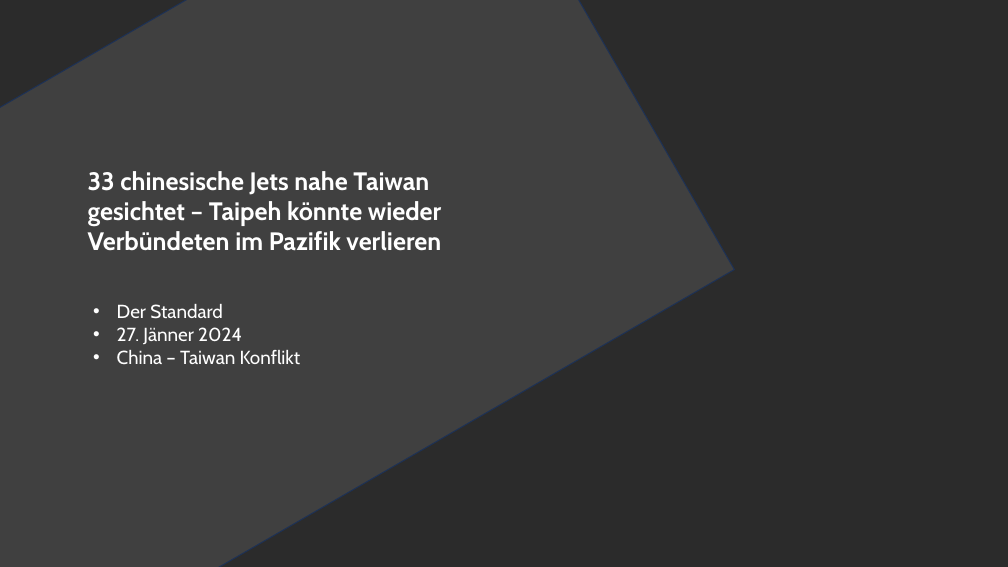
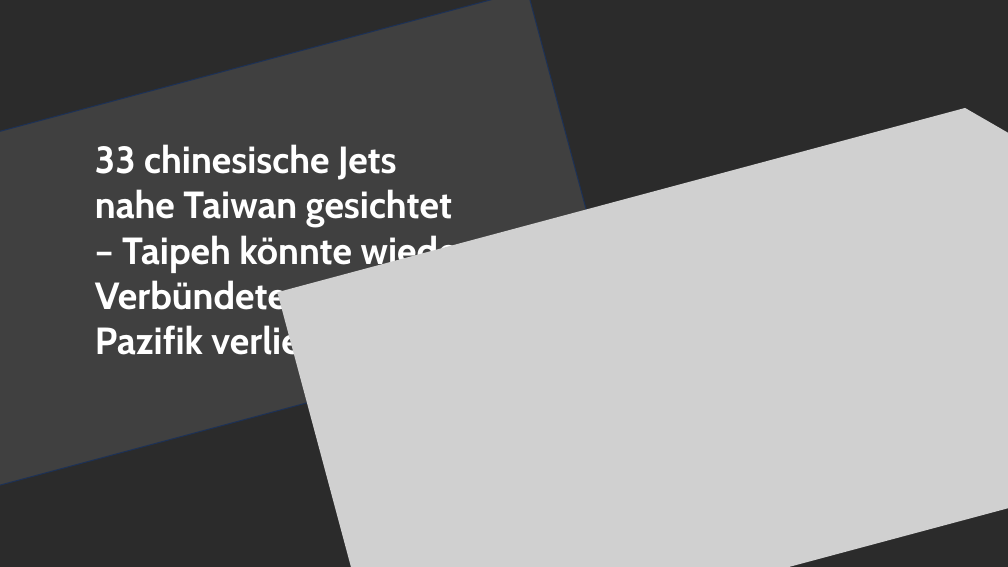
Before and after one commit to Matz21X/2023_24_4BHITS, a slide deck: slide 2 of WIR/Wirtschaft/Zeitungsartikel.pptx. Drawn at 1008x567 pixels with LibreOffice and Linux fonts; fonts in the diff are those of the drawing; grey boxes stand for pictures; background and template pictures are left out; a plain dark background stands for a picture behind light text. Boxes give left, top, right and bottom in pixels: in the first picture for what was removed or moved away, otherwise in the second. Text is boxed around its words. In the diff, an @@ line names an element or a change of style, - is before the commit and + after.

```diff
--- a/WIR/Wirtschaft/Zeitungsartikel.pptx
+++ b/WIR/Wirtschaft/Zeitungsartikel.pptx
@@ rectangle at <box>0,0,616,492</box>: rotation 330 to 345 degrees @@
@@ picture added at <box>277,90,1008,567</box> @@
@@ text "33 chinesische Jets nahe Taiwan ...": place and size @@
-text "33 chinesische Jets nahe Taiwan ..." at <box>88,171,441,251</box>
+text "33 chinesische Jets nahe Taiwan ..." at <box>95,144,471,363</box>
@@ text "33 chinesische Jets nahe Taiwan ..." at <box>95,144,471,363</box>: size 24 to 36 pt @@
@@ text removed at <box>117,304,301,364</box> @@
-• Der Standard
-• 27. Jänner 2024
-• China – Taiwan Konflikt
```
Also in this commit, not shown: 1 other slide changed, 3 slides added, 2 other files.
